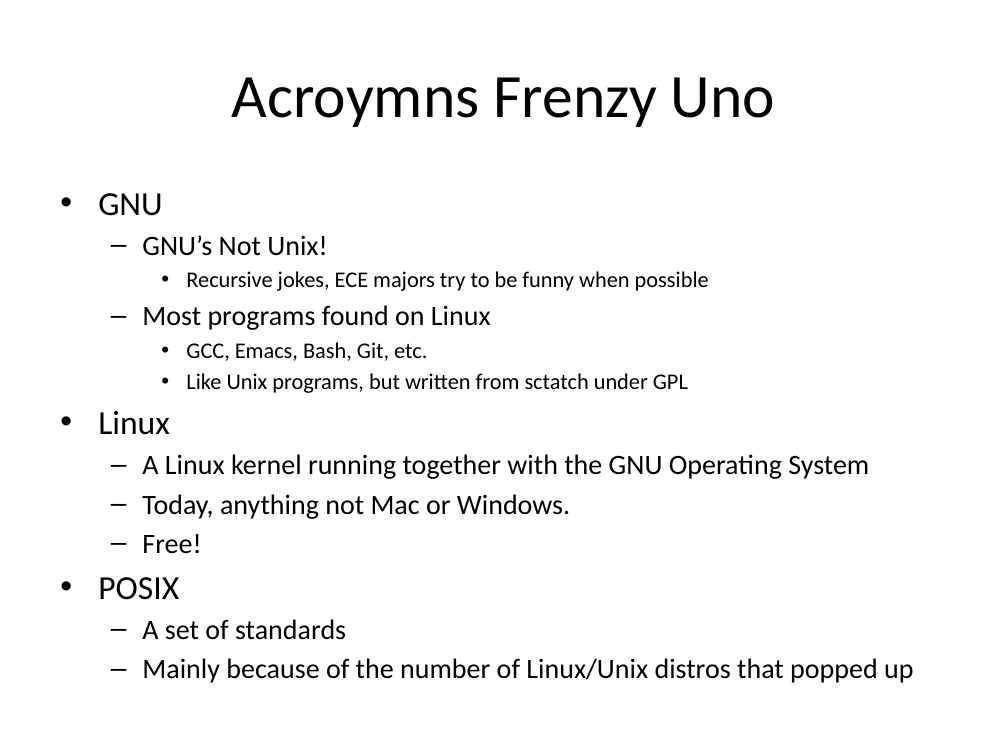
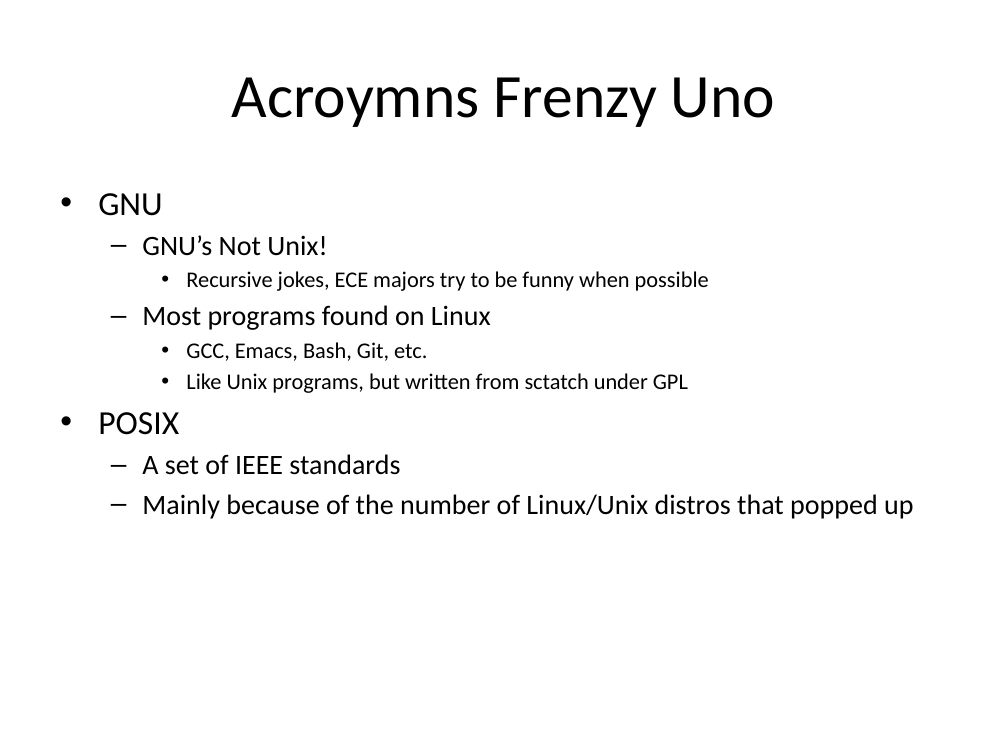
Before and after one commit to uwmadisonieee/Tutorials, a slide deck: slide 7 of Linux/Linux_101.pptx (slide 3 before the commit). Drawn at 1008x756 pixels with LibreOffice and Linux fonts; fonts in the diff are those of the drawing. Boxes give left, top, right and bottom in pixels: in the first picture for what was removed or moved away, otherwise in the second. Text is boxed around its words. In the diff, an @@ line names an element or a change of style, - is before the commit and + after.

Commit message:
updated Linux presentation

```diff
--- a/Linux/Linux_101.pptx
+++ b/Linux/Linux_101.pptx
@@ text at (98, 411, 869, 553): paragraphs removed @@
-• Linux
-  – A Linux kernel running together with the GNU Operating System
-  – Today, anything not Mac or Windows.
-  – Free!
@@ text at (142, 454, 400, 475): text changed @@
-  – A set of standards
+  – A set of IEEE standards
```
Also in this commit, not shown: 6 other slides changed, 7 slides added, 8 slides removed, 2 other files.
